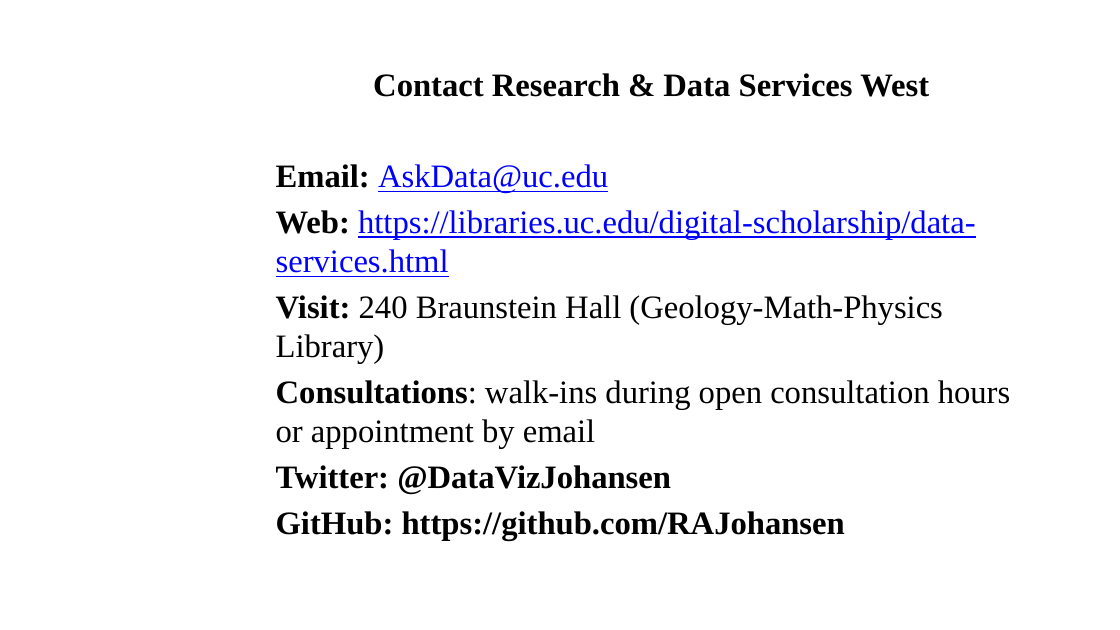
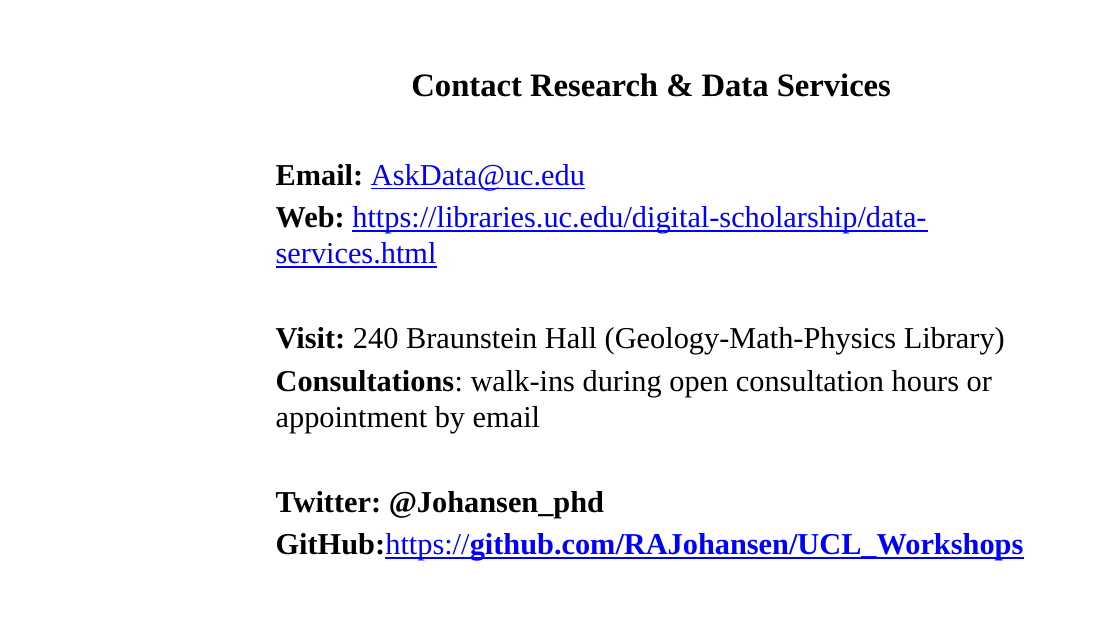
Before and after one commit to RAJohansen/UCL_Workshops, a slide deck: slide 19 of Intro_to_R/Introduction_to_R/Introduction to R.pptx (slide 23 before the commit). Drawn at 1120x630 pixels with LibreOffice and Linux fonts; fonts in the diff are those of the drawing; background and template pictures are left out. Boxes give left, top, right and bottom in pixels: in the first picture for what was removed or moved away, otherwise in the second. Text is boxed around its words. In the diff, an @@ line names an element or a change of style, - is before the commit and + after.

Commit message:
Updated Slides

```diff
--- a/Intro_to_R/Introduction_to_R/Introduction to R.pptx
+++ b/Intro_to_R/Introduction_to_R/Introduction to R.pptx
@@ subtitle at (411, 73, 891, 97): text changed @@
-Contact Research & Data Services West
+Contact Research & Data Services
@@ subtitle at (276, 164, 1005, 434): size 28 to 26 pt in "Email: AskData@uc.edu", "Web: https://libraries.uc.edu/digital-scholarship/data-servi ...", "Visit: 240 Braunstein Hall (Geology-Math-Physics Library)", "Consultations: walk-ins during open consultation hours or ..." @@
@@ subtitle at (276, 491, 1024, 561): text changed; size 28 to 26 pt; text colour #000000 to #0000FF @@
-Twitter: @DataVizJohansen
-GitHub: https://github.com/RAJohansen
+Twitter: @Johansen_phd
+GitHub:https://github.com/RAJohansen/UCL_Workshops
```
Also in this commit, not shown: 3 other slides changed, 4 slides removed.
